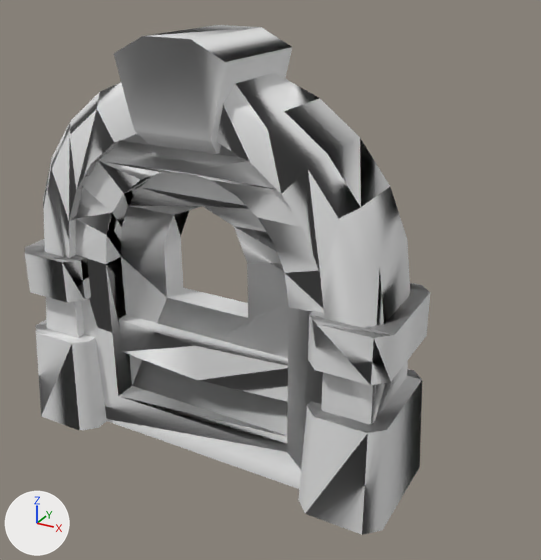
The FBX model res/Models/DungeonKit/gate-door-window.fbx as it was, and as the next commit left it.
Both versions are drawn from a 50 mm camera at (3.97, -5.99, 5.07) aimed at (0.18, 0.91, 1.62). Every picture has the same lights, and +X, +Y and +Z are marked at lower left. The first picture is the older version. Materials are left out; every surface is plain grey. Where no turn or scale is listed for an object, it has been applied to the vertices.

In view in the first picture: 'door', 'gate-door-window'.
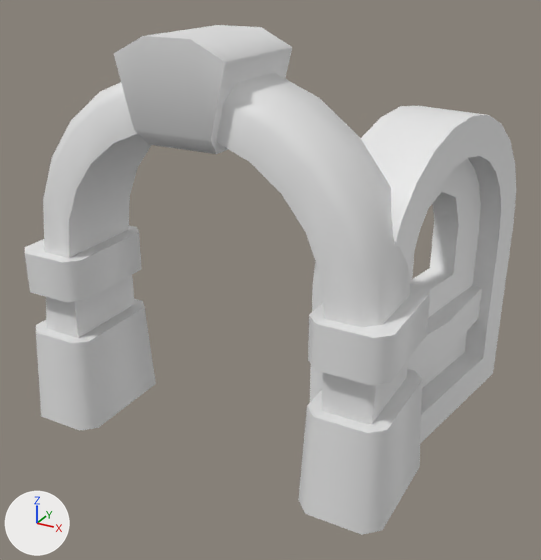
Boxes (x1, y1, x2, y2) around the edits, measured in the pictures (541 x 560 px; the box of a moved part takes in the faces that stretch with it):
'door', deleted: before (76, 134, 324, 489)
'door.001', added: after (310, 106, 516, 444)
part 1 of me_scene, moved or reshaped: (25, 25, 430, 535) in both

What changed in the scene script:
```text
Change me_scene:
    used by ob_gate_door_window; location = (0.0, 0.0, 0.0); rotation_euler = (1.571, 0.0, 0.0), in degrees (90, 0, 0); scale = (0.01, 0.01, 0.01)
    remove me_scene.from_pydata(...)  # 162 vertices, 296 faces; spans x -220.0..220.0, y 0.0..440.0, z -70.0..70.0
    add me_scene.from_pydata(...)  # 162 vertices, 296 faces; spans x -220.0..220.0, y -70.0..70.0, z -440.0..0.0
    me_scene part 1: the whole mesh is turned -90 degrees about the x axis through the mesh origin
Add me_scene_048:
    me_scene_048.from_pydata(...)  # 124 vertices, 228 faces; spans x -0.39..0.91, y -0.07..3.02, z 0.0..3.6
Change ob_gate_door_window:
    ob_gate_door_window.rotation_euler: (1.571, 0.0, 0.0) -> (-3.142, 0.0, 0.0)  # degrees (90, 0, 0) -> degrees (-180, 0, 0)
Remove ob_door:
    ob_door = bpy.data.objects.new('door', me_scene_001)
    ob_door.location = (1.5, 0.0, 0.0)
Add ob_door_001:
    ob_door_001 = bpy.data.objects.new('door.001', me_scene_048)
    ob_door_001.location = (1.5, 0.0, 0.0)
```
